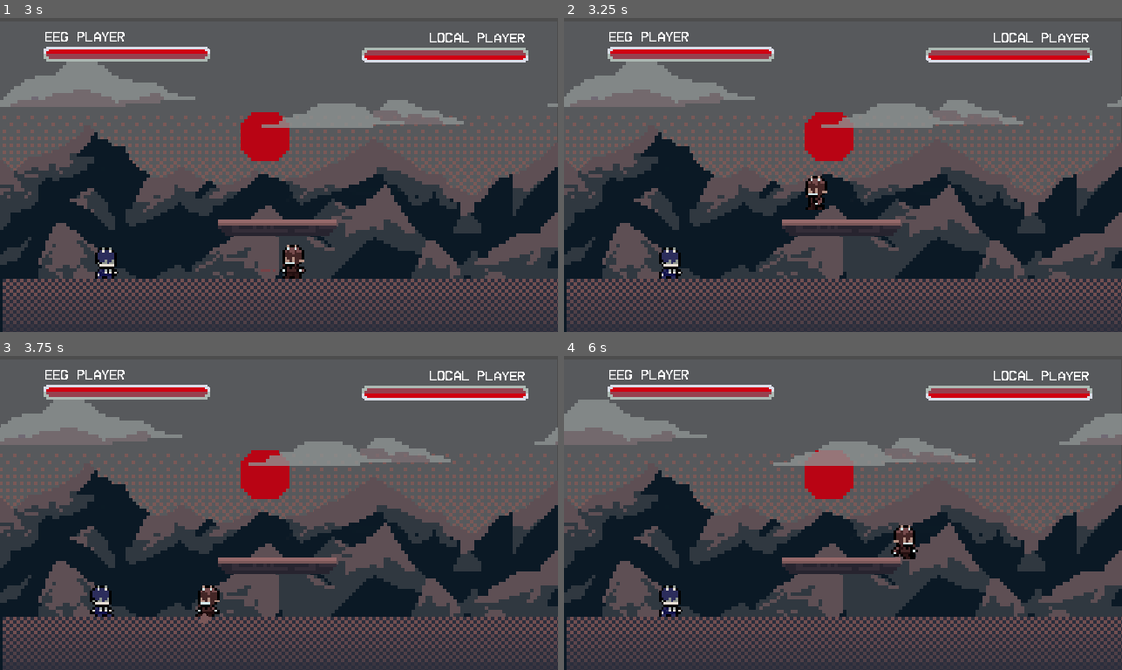
Above: before the commit, frames 1-4 (two rows, left to right).
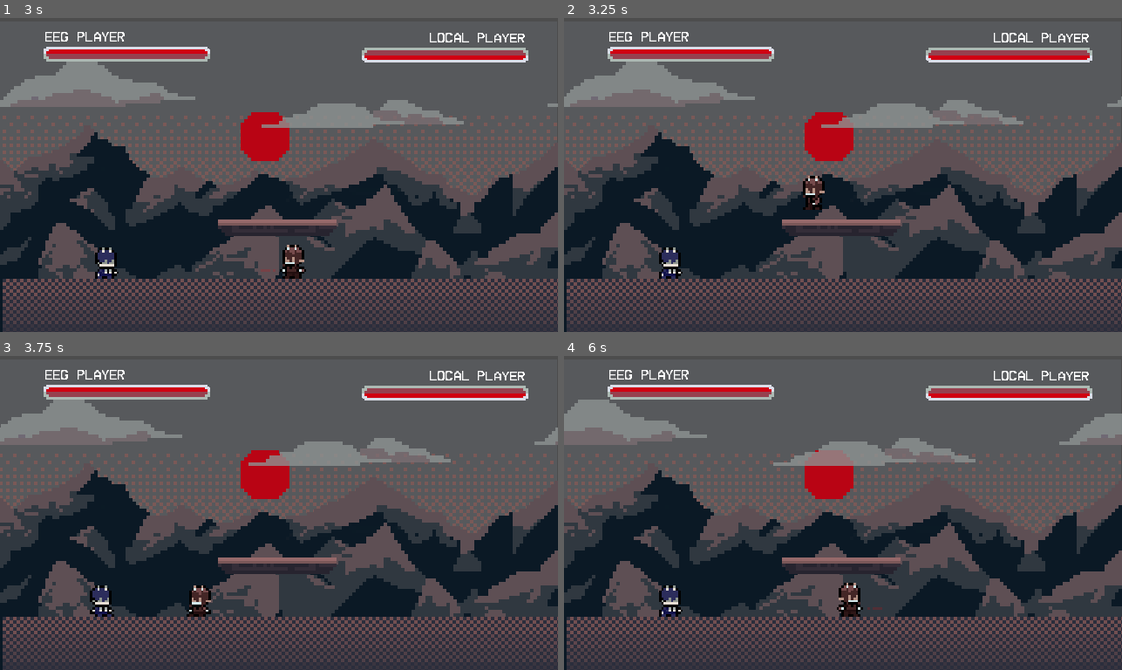
Above: after the commit, the same moments.

Repository: lucasmcclean/project-foxtrot-black-trigger-watchtower-omega
Game: Godot game, scene res://main.tscn
Two runs of this game, one before a commit and one after it. Both use one fixed random seed, a clock stepped at 60 frames per second and the inputs below.
Inputs:
- Up to frame 1 (3 s): hold Page Up (move_up) 0.53-2.03 s; tap S (crouch) at 0.6 s; tap W (jump) at 0.77, 1.52 s; tap Space (flash_step) at 1.35 s; hold A (move_left) from 2.03 s (still down); tap E (kick) at 2.1 s; tap Q (punch) at 2.85 s
- Up to frame 2 (3.25 s): keep holding A (move_left); tap W (jump) at 3.02 s
- Up to frame 3 (3.75 s): release A (move_left) at 3.53 s; hold Insert (move_down) from 3.53 s (still down); tap S (crouch) at 3.6 s
- Up to frame 4 (6 s): tap W (jump) at 3.77, 4.52 s; release Insert (move_down) at 4.28 s; hold D (move_right) 4.28-5.03 s; tap Space (flash_step) at 4.35 s; hold Page Up (move_up) 5.03-5.78 s; tap E (kick) at 5.1 s; hold D (move_right) from 5.78 s (still down); tap Q (punch) at 5.85 s

Frame 1 is identical in both runs. In frame 2, 0.3% of the frame differs, in the area x 42-48%, y 50-62%; in frame 3, 0.4%; in frame 4, 0.8%, in the area x 48-64%, y 53-84%.

Commit message:
Correct EEG assistance

Diff:
--- a/project-foxtrot-black-trigger-watchtower-omega/player/player.gd
+++ b/project-foxtrot-black-trigger-watchtower-omega/player/player.gd
@@ -107,7 +107,7 @@
 	state_machine.update(delta)
 	var found_EEG = false
 	for area in eeg_scanner_hitbox.get_overlapping_areas():
-		if area.get_parent().name == "EEGPlayer":
+		if area.get_parent().name == "LocalPlayer" and name != "LocalPlayer":
 			found_EEG = true
 			break
 	if found_EEG:
